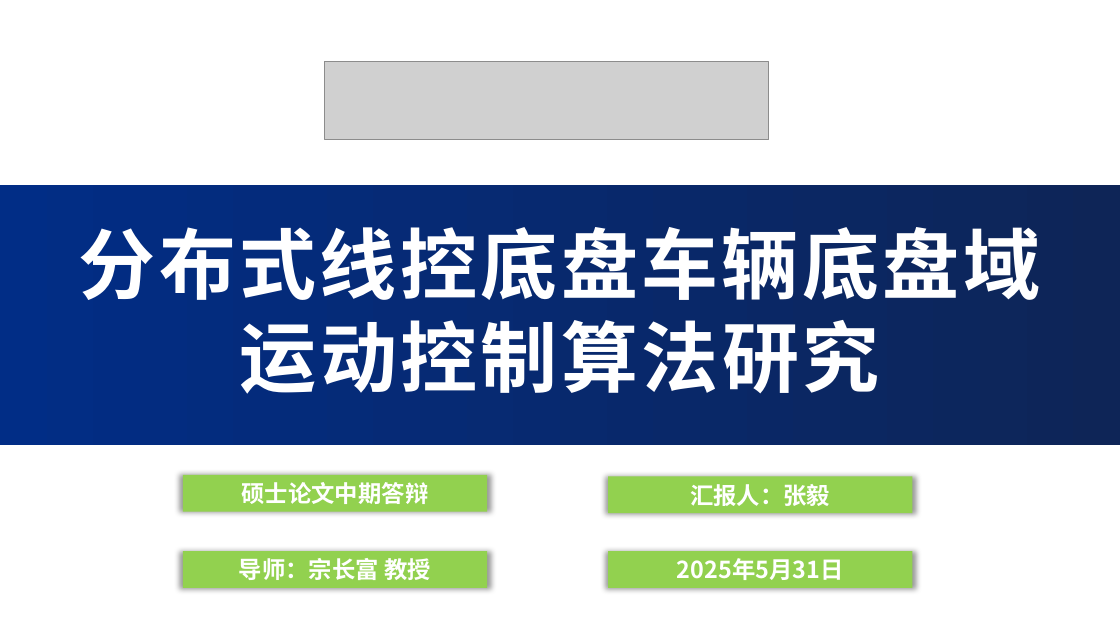
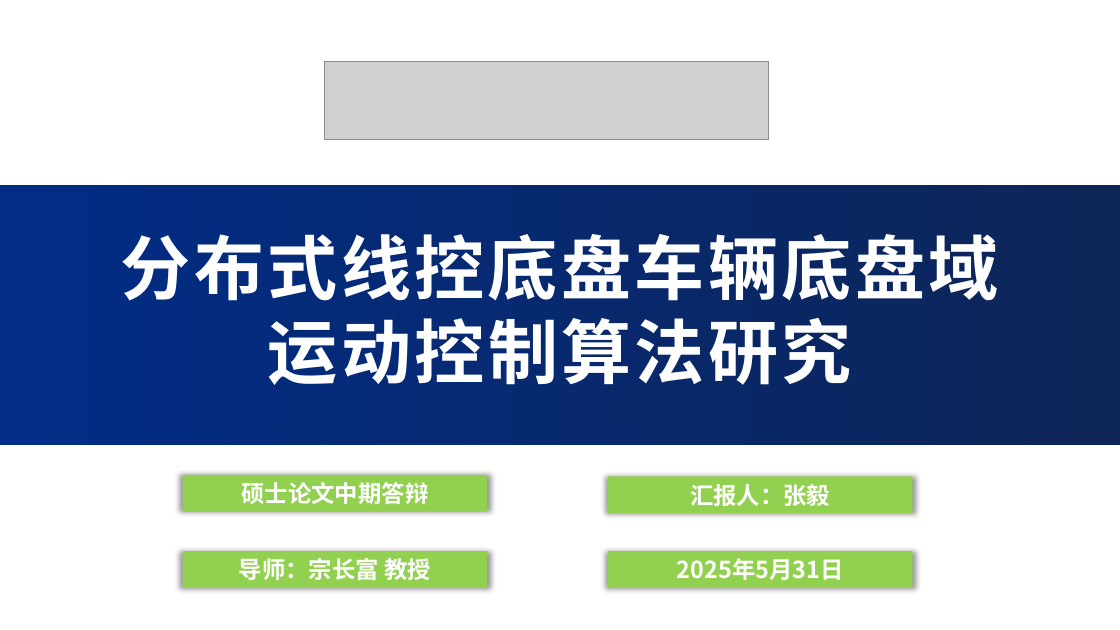
Before and after one commit to ZHANGYI-2019/docs_to_use_copilit, a slide deck: slide 1 of zhongqi_2026/张毅2023424062-中期.pptx. Drawn at 1120x630 pixels with LibreOffice and Linux fonts; fonts in the diff are those of the drawing; grey boxes stand for pictures. Boxes give left, top, right and bottom in pixels: in the first picture for what was removed or moved away, otherwise in the second. Text is boxed around its words. In the diff, an @@ line names an element or a change of style, - is before the commit and + after.

```diff
--- a/zhongqi_2026/张毅2023424062-中期.pptx
+++ b/zhongqi_2026/张毅2023424062-中期.pptx
@@ text "分布式线控底盘车辆底盘域": place and size @@
-text "分布式线控底盘车辆底盘域" at box(79, 227, 1040, 394)
+text "分布式线控底盘车辆底盘域" at box(121, 234, 999, 385)
@@ text "分布式线控底盘车辆底盘域" at box(121, 234, 999, 385): size 66 to 60 pt @@
```
Also in this commit, not shown: 1 other file.
